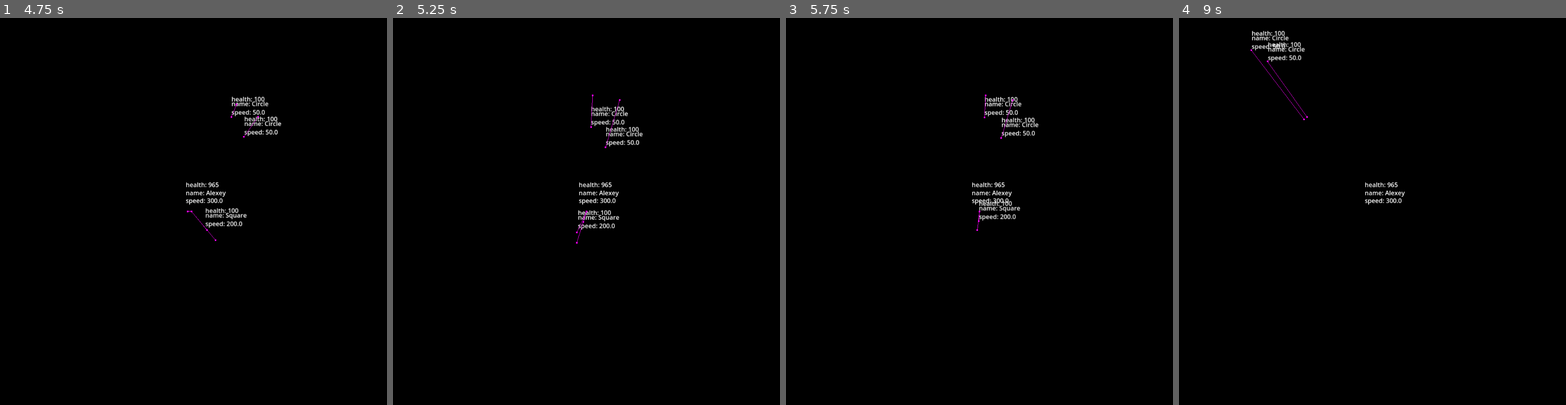
Above: before the commit, frames 1-4 (left to right).
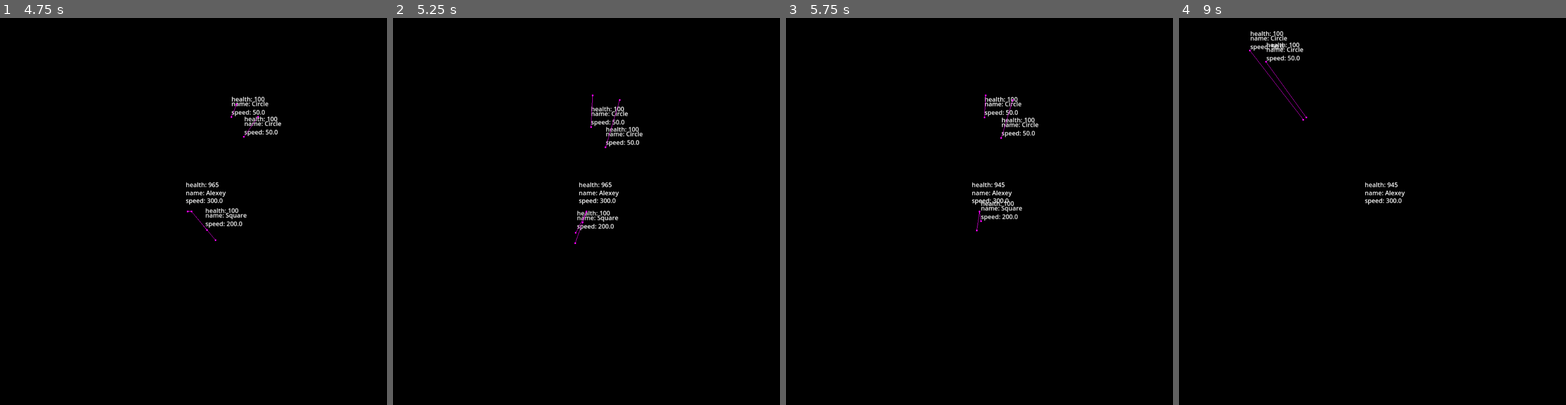
Above: after the commit, the same moments.

Repository: xxxxx-community/TheAihopGG-godot-wild-jam-80
Game: Godot game, scene res://scenes/objects/world/world.tscn
Same seed, same stepped clock (60 frames per second), same inputs: the game is played once before the commit and once after it.
Inputs (mouse positions are in pixels of both pictures, inside the frame that each line leads up to):
- Up to frame 1 (4.75 s): move the mouse to (174, 288) at 0.52 s; hold Up (move_up) 0.53-2.03 s; click (174, 288) at 0.6 s; move the mouse to (309, 269) at 1.27 s; tap 1 (select_weapon_1) at 1.35 s; click (309, 269) at 1.55 s; move the mouse to (77, 153) at 2.02 s; hold A (move_left) 2.03-3.53 s; tap 2 (select_weapon_2) at 2.1 s; click (77, 153) at 2.3 s; move the mouse to (212, 211) at 2.77 s; tap 3 (select_weapon_3) at 2.85 s; click (212, 211) at 3.05 s; move the mouse to (135, 114) at 3.52 s; hold Down (move_down) 3.53-4.28 s; click (135, 114) at 3.6 s; move the mouse to (278, 192) at 4.27 s; hold D (move_right) from 4.28 s (still down); click (278, 192) at 4.35 s
- Up to frame 2 (5.25 s): move the mouse to (509, 230) at 5.02 s; release D (move_right) at 5.03 s; hold Up (move_up) from 5.03 s (still down); tap 1 (select_weapon_1) at 5.1 s
- Up to frame 3 (5.75 s): keep holding Up (move_up); click (902, 230) at 5.3 s
- Up to frame 4 (9 s): move the mouse to (1411, 126) at 5.77 s; release Up (move_up) at 5.78 s; hold D (move_right) 5.78-8.03 s; tap 2 (select_weapon_2) at 5.85 s; click (1411, 126) at 6.05 s; move the mouse to (1353, 288) at 6.52 s; tap 3 (select_weapon_3) at 6.6 s; click (1353, 288) at 6.8 s; move the mouse to (1488, 269) at 7.27 s; click (1488, 269) at 7.35 s; move the mouse to (1256, 153) at 8.02 s; hold Down (move_down) 8.03-8.78 s; click (1256, 153) at 8.1 s; move the mouse to (1391, 211) at 8.77 s; hold A (move_left) from 8.78 s (still down); tap 1 (select_weapon_1) at 8.85 s

Frame 1 is identical in both runs. In frame 2, 0.3% of the frame differs, in the area x 46-59%, y 49-59%; in frame 3, 0.3%; in frame 4, 0.7%, in the area x 18-56%, y 3-44%.

Commit message:
fix: balance

Diff:
--- a/scenes/characters/enemies/circle_enemy/circle_enemy.tscn
+++ b/scenes/characters/enemies/circle_enemy/circle_enemy.tscn
@@ -12,7 +12,7 @@
 
 [node name="CircleEnemy" instance=ExtResource("1_s236b")]
 script = ExtResource("2_8f01s")
-shoot_time = 4.0
+shoot_time = 1.0
 min_distance_to_target = 300.0
 character_name = "Circle"
 speed = 50.0
--- a/scenes/objects/weapons/circle_weapon/circle_weapon.tscn
+++ b/scenes/objects/weapons/circle_weapon/circle_weapon.tscn
@@ -7,4 +7,4 @@
 [node name="CircleWeapon" instance=ExtResource("1_wbxsu")]
 script = ExtResource("2_ptx0u")
 bullet = ExtResource("3_2yxmk")
-duration = 3.0
+duration = 1.0
